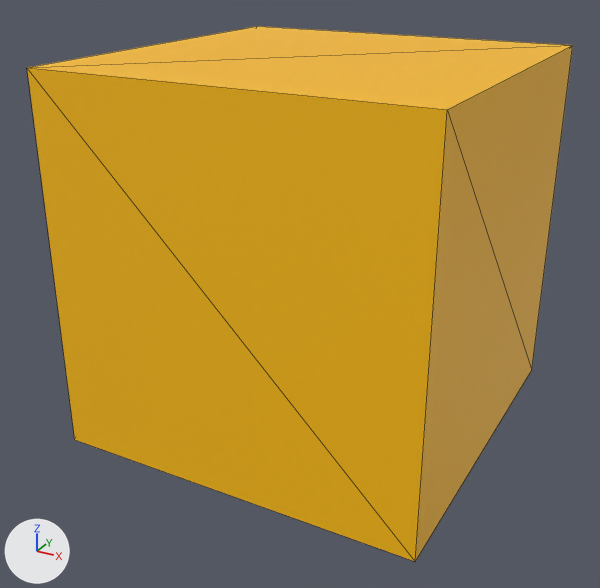
The glTF model Models/ModelDaniel/Puzzel/Tegel2.gltf as it was, and as the next commit left it.
Camera for both pictures: a camera (50 mm lens) standing at (-0.695, -0.914, 1.822) and looking at (-0.895, -0.551, 1.641). Lighting does not change. The marker at lower left points along +X, +Y and +Z. Mesh edges are drawn as thin lines. Where no turn or scale is listed for an object, it has been applied to the vertices.
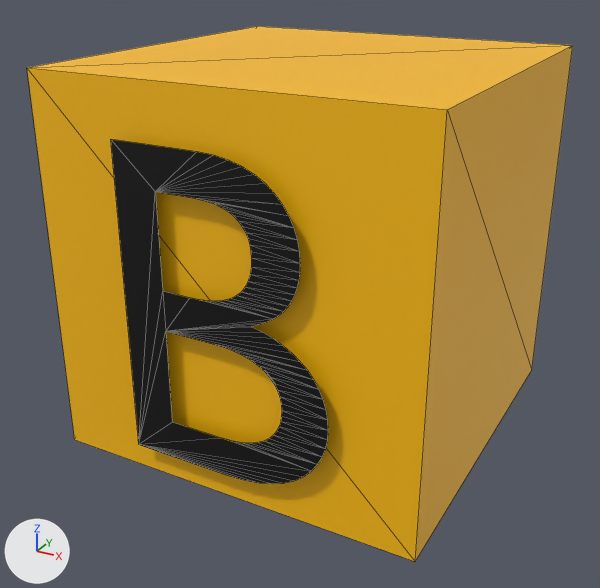
Location of each change, (x1, y1, x2, y2) in pixels of the pictures (600 x 588 px):
'Text.010', added (black)
    after: (111, 139, 328, 484)

Diff of the bpy script that builds the scene:
```diff
--- a/Models/ModelDaniel/Puzzel/Tegel2.gltf.py
+++ b/Models/ModelDaniel/Puzzel/Tegel2.gltf.py
@@ mat_material_012 @@
+mat_material_012 = principled_material('Material.012')
+mat_material_012.base_color = (0.0, 0.0, 0.0)  # black #000000
@@ me_text_010 @@
+me_text_010.from_pydata(...)  # 106 vertices, 108 faces; spans x 0.017..0.125, y 0.0, z 0.0..0.157
+me_text_010.materials.append(mat_material_012)  # black #000000
@@ ob_text_010 @@
+ob_text_010 = bpy.data.objects.new('Text.010', me_text_010)
+ob_text_010.location = (-0.9568, -0.6404, 1.5817)
```
